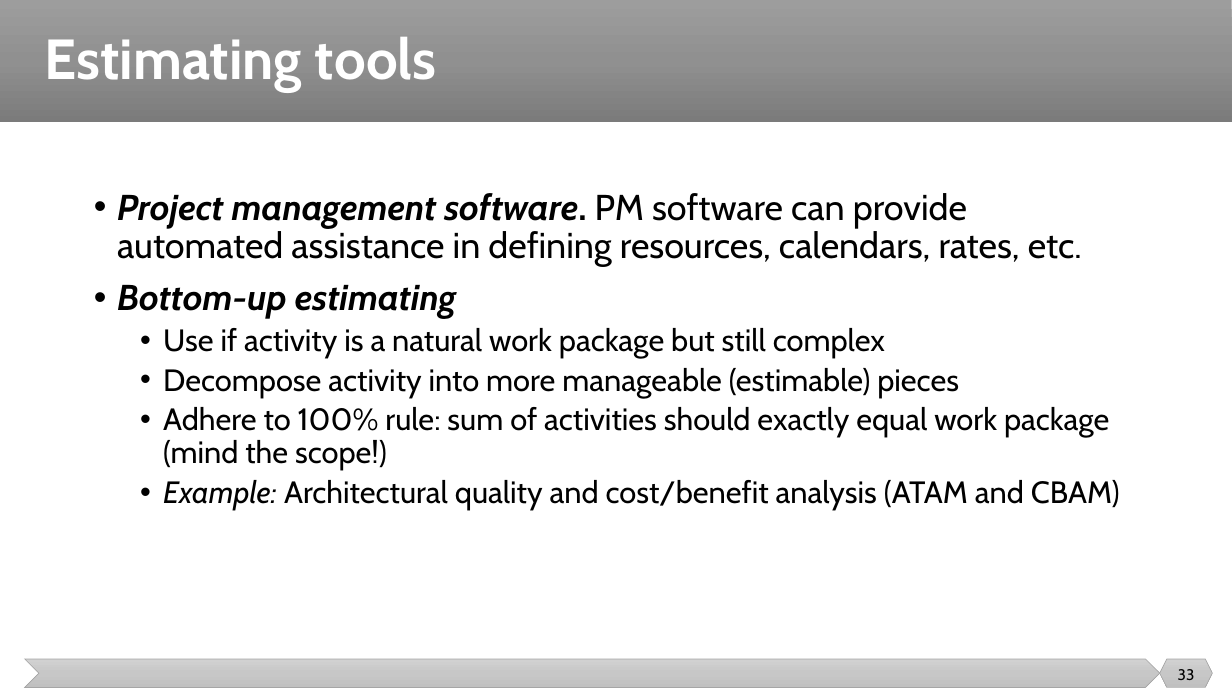
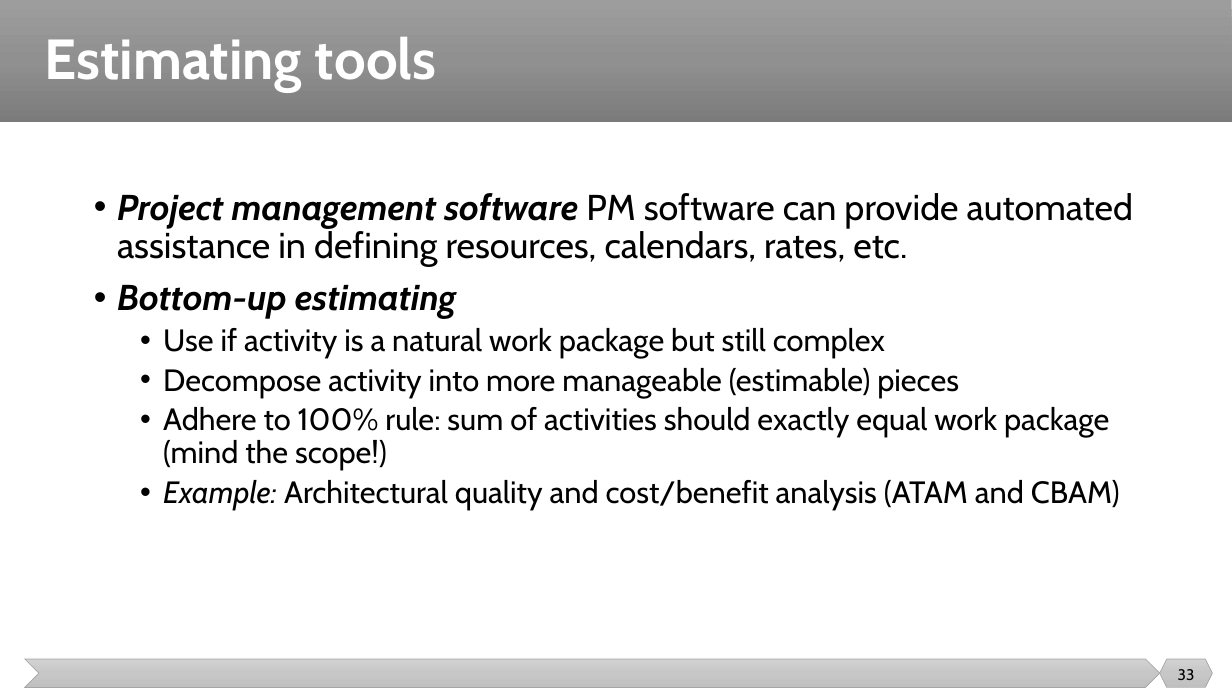
Before and after one commit to malenezi/malenezi, a slide deck: slide 33 of SE423/Lectures/6-Planning/Estimation.pptx. Drawn at 1232x693 pixels with LibreOffice and Linux fonts; fonts in the diff are those of the drawing. Boxes give left, top, right and bottom in pixels: in the first picture for what was removed or moved away, otherwise in the second. Text is boxed around its words. In the diff, an @@ line names an element or a change of style, - is before the commit and + after.

```diff
--- a/SE423/Lectures/6-Planning/Estimation.pptx
+++ b/SE423/Lectures/6-Planning/Estimation.pptx
@@ text at (117,193,1133,267): text changed @@
-• Project management software. PM software can provide automated assistance in defining resources, calendars, rates, etc.
+• Project management software PM software can provide automated assistance in defining resources, calendars, rates, etc.
```
Also in this commit, not shown: 5 other slides changed.
